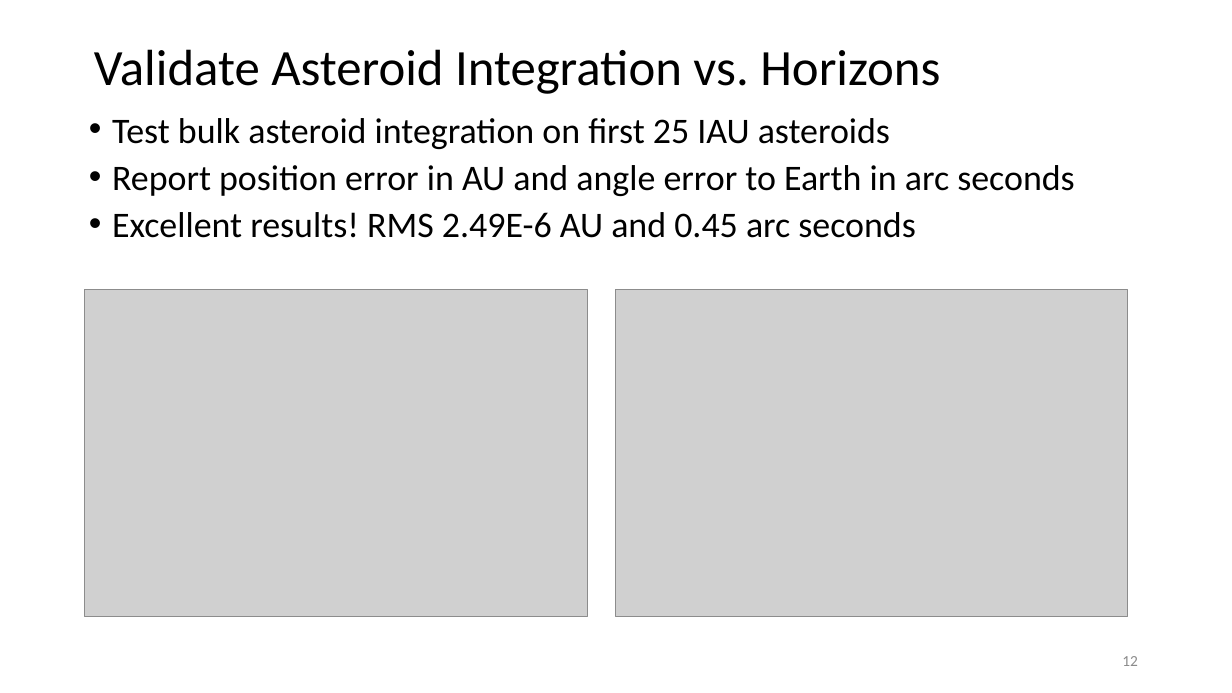
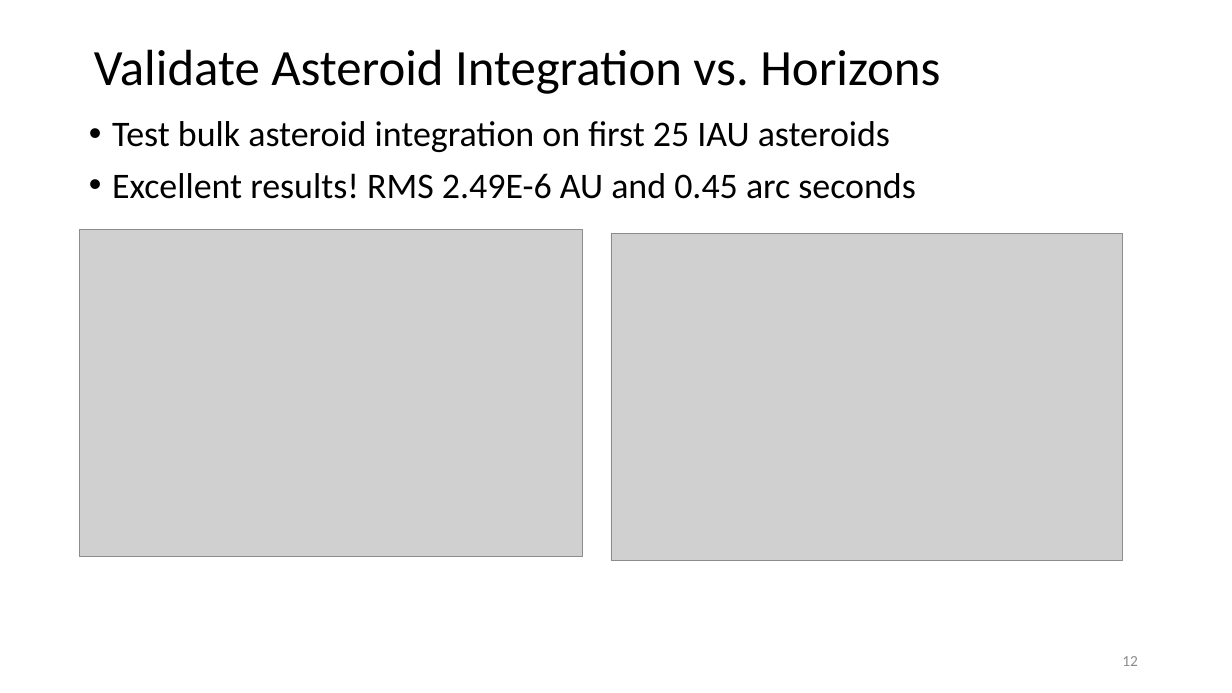
Before and after one commit to memanuel/kepler-sieve, a slide deck: slide 12 of presentation/kepler-sieve-slides.pptx. Drawn at 1232x693 pixels with LibreOffice and Linux fonts; fonts in the diff are those of the drawing; grey boxes stand for pictures. Boxes give left, top, right and bottom in pixels: in the first picture for what was removed or moved away, otherwise in the second. Text is boxed around its words. In the diff, an @@ line names an element or a change of style, - is before the commit and + after.

Commit message:
revised presentation / less text

```diff
--- a/presentation/kepler-sieve-slides.pptx
+++ b/presentation/kepler-sieve-slides.pptx
@@ text "Test bulk asteroid integration on ..." at [112,121,915,199]: line spacing 0.8 to 0.9 @@
@@ text at [112,165,1074,196]: paragraph removed @@
-• Report position error in AU and angle error to Earth in arc seconds
@@ picture: place and size @@
-picture at [85,290,588,617]
+picture at [79,229,582,556]
@@ picture: place and size @@
-picture at [616,290,1128,617]
+picture at [611,234,1123,561]
```
Also in this commit, not shown: 21 other slides changed, 1 slide added, 5 slides removed, 7 other files.
